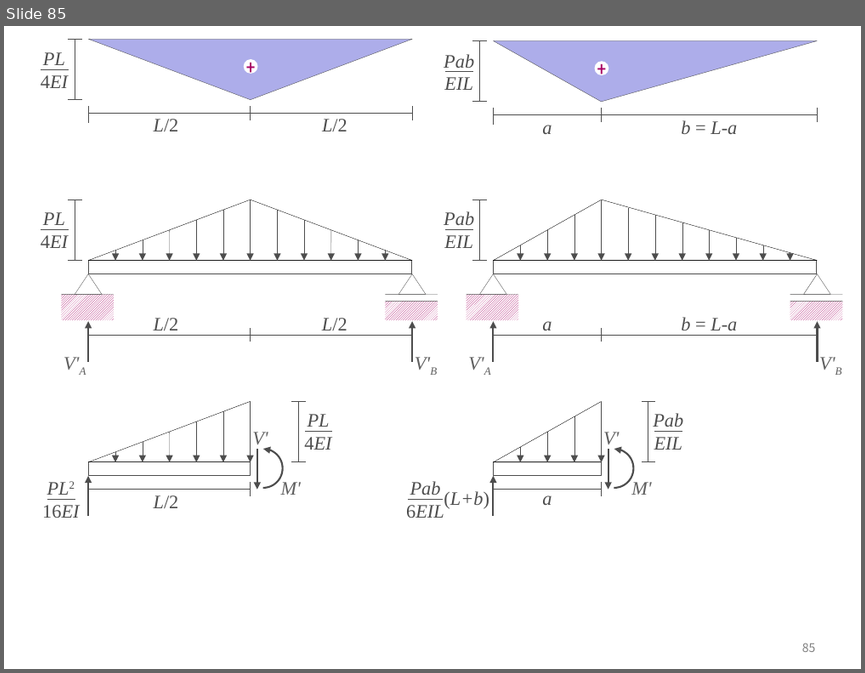
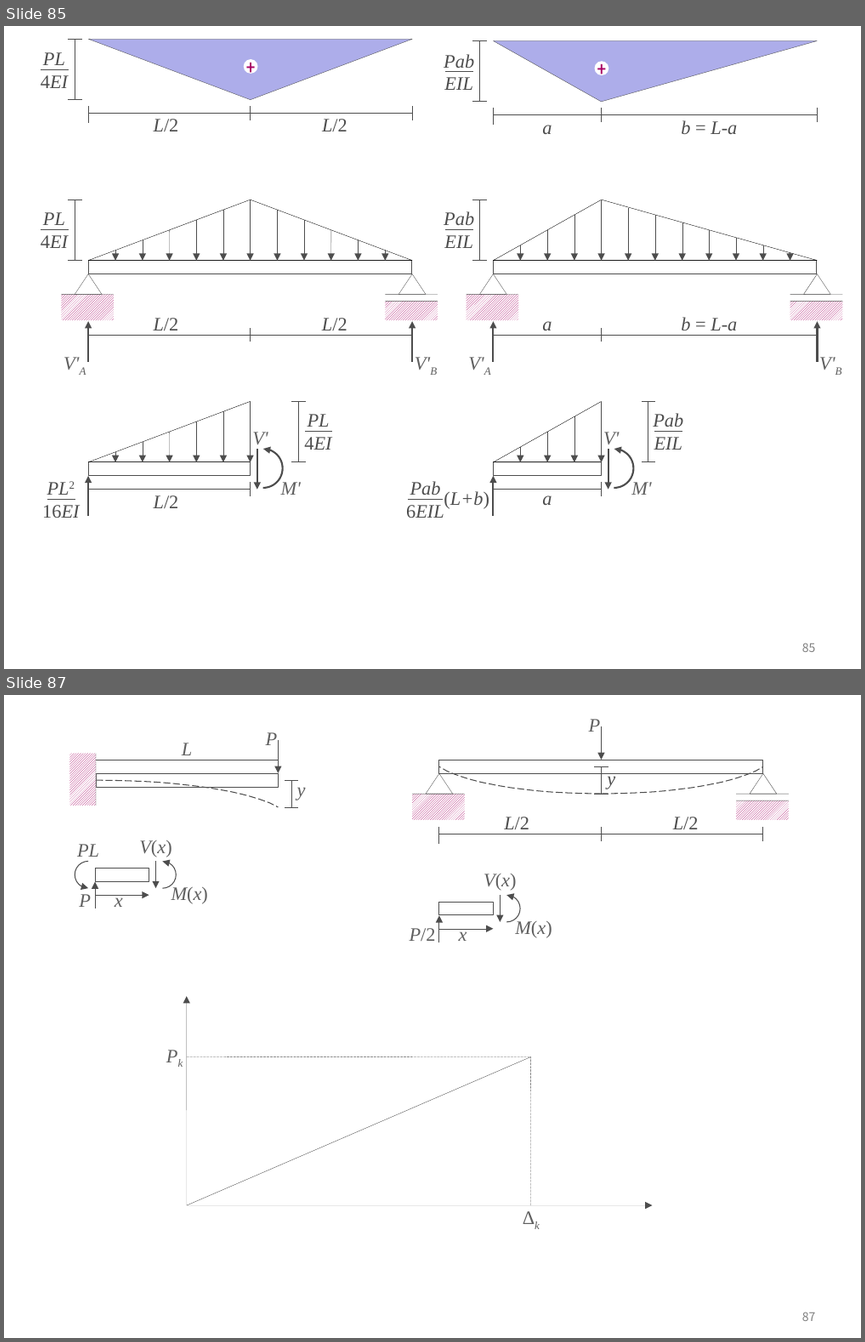
Before and after one commit to ironbell87/structural_mechanics_II, a slide deck: figures.pptx. Shown one above the other, each under a label of ours: slide 85 before the commit, slides 85 and 87 after it; the slides between them are not shown. The pictures are 865x673 and 865x1342 pixels, drawn with LibreOffice and Linux fonts; fonts in the diff are those of the drawing. Boxes give left, top, right and bottom in pixels: in the first picture for what was removed or moved away, otherwise in the second. Text is boxed around its words. In the diff, an @@ line names an element or a change of style, - is before the commit and + after.

```diff
--- a/figures.pptx
+++ b/figures.pptx
@@ slide 87 added at <box>4,695,861,1338</box>, background #FFFFFF; not listed: 1 template element that a slide beside it also shows @@
@@ group added at <box>69,732,306,807</box>: 6 lines, 3 texts, 2 rectangles, 1 freeform shape, 1 arrow @@
+P
+y
+L
@@ group added at <box>412,719,788,843</box>: 10 lines, 4 texts, 3 rectangles, 2 triangles, 2 freeform shapes, 1 arrow @@
+P
+L/2
+L/2
+y
@@ group added at <box>75,840,208,908</box>: 5 texts, 3 arrows, 2 arc (boxed as its full ellipse)s, 1 rectangle @@
+P
+x
+M(x)
+V(x)
+PL
@@ group added at <box>409,873,551,941</box>: 4 texts, 3 arrows, 1 rectangle, 1 arc (boxed as its full ellipse) @@
+P/2
+x
+M(x)
+V(x)
@@ group added at <box>142,996,653,1228</box>: 3 lines, 2 arrows, 2 texts @@
+Δk
+Pk
```
Also in this commit, not shown: 8 other slides added, 59 other files.
